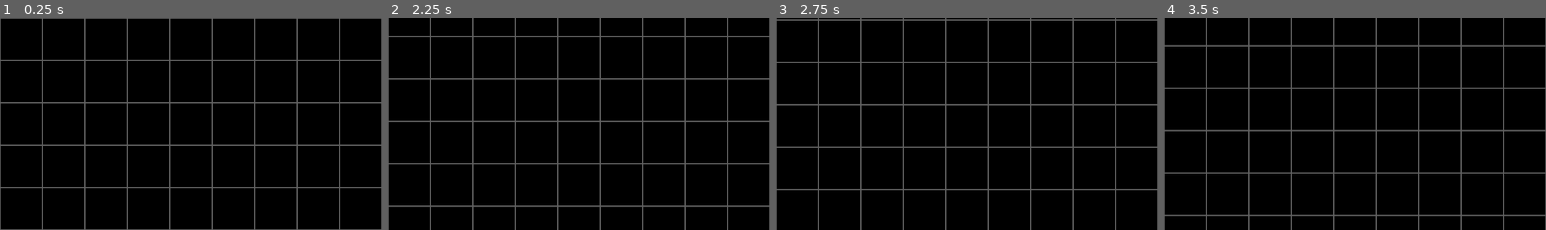
Above: before the commit, frames 1-4 (left to right).
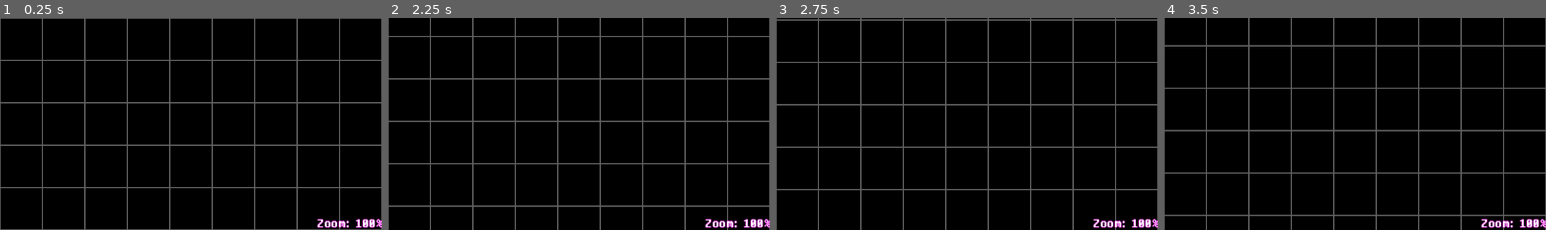
Above: after the commit, the same moments.

Repository: LunarTides/nutdealer
Game: Godot game, scene res://scenes/ui/creator/dark_world_ui.tscn
Same seed, same stepped clock (60 frames per second), same inputs: the game is played once before the commit and once after it. This scene is started directly instead of the project's main scene. The engine's default icon, where the game draws it, is replaced by a stand-in: a white triangle on a blue panel in a dark square.
Inputs (mouse positions are % of the whole screen's width and height, from its top left):
- Up to frame 1 (0.25 s): no input
- Up to frame 2 (2.25 s): click "Preview" at 0.5 s; tap Enter at 1.25 s; move the mouse to (72, 45) at 1.27 s; hold D (editor_pan_right) 1.28-2.03 s; hold Ctrl 1.28-2.03 s; click (72, 45) at 1.42 s; tap Space at 2 s; move the mouse to (30, 55) at 2.02 s; hold S (editor_pan_down) from 2.03 s (still down); tap Z (interact) at 2.1 s; click (30, 55) at 2.17 s
- Up to frame 3 (2.75 s): keep holding S (editor_pan_down); tap Ctrl at 2.3 s
- Up to frame 4 (3.5 s): move the mouse to (60, 28) at 2.77 s; release S (editor_pan_down) at 2.78 s; hold D (editor_pan_right) from 2.78 s (still down); hold Ctrl from 2.78 s (still down); click (60, 28) at 2.92 s
The pictures show only the part of the screen within x 50-100%, y 50-100%; the shares and areas given below are measured in that part.

The runs differ from the first frame. In frame 1, 0.5% of the frame differs, in the area x 83-100%, y 94-100%; in frame 2, 0.5%; in frame 3, 0.5%; in frame 4, 0.5%.

Commit message:
Make creator camera controls more usable

Diff:
--- a/scenes/tile.gd
+++ b/scenes/tile.gd
@@ -116,7 +116,7 @@
 	pass
 
 func _input(event: InputEvent) -> void:
-	if event is InputEventMouseButton and event.pressed:
+	if event is InputEventMouseButton and event.button_index == MOUSE_BUTTON_LEFT and event.pressed:
 		if Creator.enabled and not actions.get_global_rect().has_point(Global.mouse_position):
 			# Clicked outside window.
 			self_modulate = Color.WHITE
--- a/scenes/tile.tscn
+++ b/scenes/tile.tscn
@@ -13,10 +13,6 @@
 
 [node name="Tile" type="Node2D" unique_id=939431773]
 script = ExtResource("1_jy7pm")
-is_solid = null
-should_hide_during_play = null
-is_room_start_position = null
-logic_script_path = null
 
 [node name="Logic" type="Node2D" parent="." unique_id=956117243]
 script = ExtResource("2_q7utx")
--- a/scenes/ui/creator/code_edit.gd
+++ b/scenes/ui/creator/code_edit.gd
@@ -73,16 +73,16 @@
 
 
 func _on_focus_entered() -> void:
-	Creator.dark_world_ui.can_pan_camera = false
+	Creator.dark_world_ui.listen_for_keys = false
 
 
 func _on_focus_exited() -> void:
-	Creator.dark_world_ui.can_pan_camera = true
+	Creator.dark_world_ui.listen_for_keys = true
 
 
 func _on_tree_exiting() -> void:
-	Creator.dark_world_ui.can_pan_camera = true
+	Creator.dark_world_ui.listen_for_keys = true
 
 
 func _on_hidden() -> void:
-	Creator.dark_world_ui.can_pan_camera = true
+	Creator.dark_world_ui.listen_for_keys = true
--- a/scenes/ui/creator/dark_world_ui.gd
+++ b/scenes/ui/creator/dark_world_ui.gd
@@ -9,10 +9,12 @@
 @export var camera_2d: Camera2D
 @export var mouse_coords_label: Label
 @export var room_coords_label: Label
+@export var camera_zoom_label: Label
 
-var can_pan_camera: bool = true
+var listen_for_keys: bool = true
 var actual_pan_speed: float = 0
 var old_camera_2d_position: Vector2
+var last_mouse_position: Vector2
 
 
 # Called when the node enters the scene tree for the first time.
@@ -55,44 +57,63 @@
 	var mouse_coords: Vector2i = Global.position_to_coords(mouse_pos)
 	mouse_coords_label.text = "%d, %d (%d, %d)" % [mouse_coords.x, mouse_coords.y, mouse_pos.x, mouse_pos.y]
 
+	# Round because of inaccuracies. It can show 189% instead of 190% for some reason.
+	# Probably some floating-point accuracy issues, idk.
+	camera_zoom_label.text = "Zoom: %d%%" % roundi(camera_2d.zoom.x * 100)
+
 	handle_room_coords_label()
 
-	if camera_2d.enabled and can_pan_camera:
+	if camera_2d.enabled:
 		# Camera panning
 		var true_pan_speed: float = actual_pan_speed
 		if Input.is_action_pressed(&"editor_pan_speed_up"):
 			true_pan_speed *= 5
 
-		var vector: Vector2 = Input.get_vector(&"editor_pan_left", &"editor_pan_right", &"editor_pan_up", &"editor_pan_down")
-		var is_ctrl_pressed: bool = Input.is_key_pressed(KEY_CTRL)
+		if listen_for_keys:
+			var vector: Vector2 = Input.get_vector(&"editor_pan_left", &"editor_pan_right", &"editor_pan_up", &"editor_pan_down")
+			var is_ctrl_pressed: bool = Input.is_key_pressed(KEY_CTRL)
 
-		if vector and not is_ctrl_pressed:
-			camera_2d.position += vector * true_pan_speed * delta
+			# Pan using arrow keys.
+			if vector and not is_ctrl_pressed:
+				camera_2d.position += vector * true_pan_speed * delta
+				# Move the grid hint to give an illusion that it's an infinite plane.
+				move_grid_hint()
 
-			# Move the grid hint to give an illusion that it's an infinite plane.
-			if old_camera_2d_position:
-				var new_coords: Vector2i = Global.position_to_coords(camera_2d.position)
-				var old_coords: Vector2i = Global.position_to_coords(old_camera_2d_position)
-				if new_coords != old_coords:
-					var difference: Vector2i = new_coords - old_coords
-					grid_hint.position += Global.coords_to_position(difference)
+		# Pan using right mouse button.
+		var has_set_last_mouse_position: bool = false
+
+		var is_rmb_pressed: bool = Input.is_mouse_button_pressed(MOUSE_BUTTON_RIGHT)
+		if is_rmb_pressed and last_mouse_position:
+			var mouse_vector: Vector2 = last_mouse_position - Global.mouse_position
+			if not mouse_vector.is_zero_approx():
+				camera_2d.position += mouse_vector
+				last_mouse_position = Global.mouse_position + mouse_vector
+				# Move the grid hint to give an illusion that it's an infinite plane.
+				move_grid_hint()
+				has_set_last_mouse_position = true
+
+		if not has_set_last_mouse_position:
+			last_mouse_position = Global.mouse_position
+			has_set_last_mouse_position = true
+
 			old_camera_2d_position = camera_2d.position
 
+	# Scale pan speed based on camera zoom.
+	actual_pan_speed = pan_speed * (1 / camera_2d.zoom.x)
+
+func _unhandled_input(event: InputEvent) -> void:
+	if camera_2d.enabled and listen_for_keys:
 		# Zooming
 		if Input.is_action_pressed(&"editor_zoom_reset"):
 			camera_2d.zoom = Vector2.ONE
 		elif Input.is_action_pressed(&"editor_zoom_in"):
-			camera_2d.zoom += Vector2.ONE * zoom_speed * 0.1 * delta
+			camera_2d.zoom += Vector2.ONE * zoom_speed * 0.1 * 0.1
 			if camera_2d.zoom > Vector2(2.0, 2.0):
 				camera_2d.zoom = Vector2(2.0, 2.0)
 		elif Input.is_action_pressed(&"editor_zoom_out"):
-			camera_2d.zoom -= Vector2.ONE * zoom_speed * 0.1 * delta
+			camera_2d.zoom -= Vector2.ONE * zoom_speed * 0.1 * 0.1
 			if camera_2d.zoom < Vector2(0.1, 0.1):
 				camera_2d.zoom = Vector2(0.1, 0.1)
-
-	# Scale pan speed based on camera zoom.
-	actual_pan_speed = pan_speed * (1 / camera_2d.zoom.x)
-
 
 func init_grid_hint() -> void:
 	# Move the grid hint a little left and make it a little bigger.
@@ -101,6 +122,15 @@
 	grid_hint.position -= position_subtraction
 	grid_hint.size = Global.screen_size + position_subtraction * 2
 	old_camera_2d_position = Vector2.ZERO
+
+func move_grid_hint() -> void:
+	# Move the grid hint to give an illusion that it's an infinite plane.
+	if old_camera_2d_position:
+		var new_coords: Vector2i = Global.position_to_coords(camera_2d.position)
+		var old_coords: Vector2i = Global.position_to_coords(old_camera_2d_position)
+		if new_coords != old_coords:
+			var difference: Vector2i = new_coords - old_coords
+			grid_hint.position += Global.coords_to_position(difference)
 
 func handle_room_coords_label() -> void:
 	var bounds: Rect2i
@@ -123,21 +153,22 @@
 	var diff: Vector2i = bounds.size - ssc
 	@warning_ignore("integer_division")
 	var mult: Vector2i = bounds.size / ssc
+	var add: Vector2i = bounds.size - ssc * mult
 
 	# If the size is more than the size of the screen,
 	# add a SCR to the label.
 	var size_str_x: String = str(bounds.size.x)
-	if diff.x > 0:
-		size_str_x = "SCR%s+%d" % [
-			("x%s" % mult.x) if mult.x > 0 else "",
-			bounds.size.x - ssc.x * mult.x
+	if diff.x >= 0:
+		size_str_x = "SCR%s%s" % [
+			("x%d" % mult.x) if mult.x > 1 else "",
+			("+%d" % add.x) if add.x > 0 else "",
 		]
 
 	var size_str_y: String = str(bounds.size.y)
-	if diff.y > 0:
-		size_str_y = "SCR%s+%d" % [
-			("x%s" % mult.y) if mult.y > 0 else "",
-			bounds.size.y - ssc.y * mult.y
+	if diff.y >= 0:
+		size_str_y = "SCR%s%s" % [
+			("x%s" % mult.y) if mult.y > 1 else "",
+			("+%d" % add.y) if add.y > 0 else "",
 		]
 
 	room_coords_label.text = "Room: %d, %d (%s x %s)" % [bounds.position.x, bounds.position.y, size_str_x, size_str_y]
--- a/scenes/ui/creator/dark_world_ui.tscn
+++ b/scenes/ui/creator/dark_world_ui.tscn
@@ -15,15 +15,16 @@
 outline_size = 2
 outline_color = Color(0.92136914, 0.00056332233, 0.89856493, 1)
 
-[node name="CreatorDarkWorldUI" type="Control" unique_id=1513349051 node_paths=PackedStringArray("grid_hint", "camera_2d", "mouse_coords_label", "room_coords_label")]
+[node name="CreatorDarkWorldUI" type="Control" unique_id=1513349051 node_paths=PackedStringArray("grid_hint", "camera_2d", "mouse_coords_label", "room_coords_label", "camera_zoom_label")]
 layout_mode = 3
 anchors_preset = 0
 script = ExtResource("1_0wj4i")
 pan_speed = 500.0
 grid_hint = NodePath("GridHint")
 camera_2d = NodePath("Camera2D")
-mouse_coords_label = NodePath("CanvasLayer/VBoxContainer/MouseCoordsLabel")
-room_coords_label = NodePath("CanvasLayer/VBoxContainer/RoomCoordsLabel")
+mouse_coords_label = NodePath("CanvasLayer/BottomLeft/MouseCoordsLabel")
+room_coords_label = NodePath("CanvasLayer/BottomLeft/RoomCoordsLabel")
+camera_zoom_label = NodePath("CanvasLayer/BottomRight/CameraZoomLabel")
 
 [node name="Camera2D" type="Camera2D" parent="." unique_id=1233538805]
 
@@ -78,7 +79,7 @@
 layout_mode = 2
 text = "Preview"
 
-[node name="VBoxContainer" type="VBoxContainer" parent="CanvasLayer" unique_id=1249468150]
+[node name="BottomLeft" type="VBoxContainer" parent="CanvasLayer" unique_id=1249468150]
 anchors_preset = 2
 anchor_top = 1.0
 anchor_bottom = 1.0
@@ -88,7 +89,7 @@
 size_flags_horizontal = 0
 size_flags_vertical = 8
 
-[node name="RoomCoordsLabel" type="Label" parent="CanvasLayer/VBoxContainer" unique_id=572939415]
+[node name="RoomCoordsLabel" type="Label" parent="CanvasLayer/BottomLeft" unique_id=572939415]
 layout_mode = 2
 size_flags_horizontal = 0
 size_flags_vertical = 8
@@ -97,7 +98,7 @@
 text = "Room coords"
 label_settings = SubResource("LabelSettings_847bk")
 
-[node name="MouseCoordsLabel" type="Label" parent="CanvasLayer/VBoxContainer" unique_id=252066373]
+[node name="MouseCoordsLabel" type="Label" parent="CanvasLayer/BottomLeft" unique_id=252066373]
 layout_mode = 2
 size_flags_horizontal = 0
 size_flags_vertical = 8
@@ -106,6 +107,28 @@
 text = "Mouse coords"
 label_settings = SubResource("LabelSettings_847bk")
 
+[node name="BottomRight" type="VBoxContainer" parent="CanvasLayer" unique_id=1400618279]
+anchors_preset = 3
+anchor_left = 1.0
+anchor_top = 1.0
+anchor_right = 1.0
+anchor_bottom = 1.0
+offset_left = -128.0
+offset_top = -42.0
+grow_horizontal = 0
+grow_vertical = 0
+size_flags_horizontal = 0
+size_flags_vertical = 8
+
+[node name="CameraZoomLabel" type="Label" parent="CanvasLayer/BottomRight" unique_id=1551493677]
+layout_mode = 2
+size_flags_horizontal = 8
+size_flags_vertical = 10
+offset_transform_enabled = true
+offset_transform_position = Vector2(4, 0)
+text = "Camera Zoom"
+label_settings = SubResource("LabelSettings_847bk")
+
 [connection signal="empty_clicked" from="CanvasLayer/TileChooser" to="CanvasLayer/TileChooser" method="_on_empty_clicked"]
 [connection signal="item_clicked" from="CanvasLayer/TileChooser" to="CanvasLayer/TileChooser" method="_on_item_clicked"]
 [connection signal="pressed" from="CanvasLayer/Actions/PreviewButton" to="CanvasLayer/Actions" method="_on_preview_button_pressed"]
--- a/scenes/ui/creator/room_outlines.gd
+++ b/scenes/ui/creator/room_outlines.gd
@@ -71,7 +71,7 @@
 
 	if event is InputEventMouseButton:
 		# If you click outside the action dropdown, remove it.
-		if is_instance_valid(actions) and not actions.get_global_rect().has_point(Global.mouse_position):
+		if event.button_index == MOUSE_BUTTON_LEFT and is_instance_valid(actions) and not actions.get_global_rect().has_point(Global.mouse_position):
 			actions.queue_free()
 
 		if hovering != -1:
--- a/scenes/ui/creator/tile_behaviour_ui.gd
+++ b/scenes/ui/creator/tile_behaviour_ui.gd
@@ -31,7 +31,7 @@
 	pass
 
 func _input(event: InputEvent) -> void:
-	if event is InputEventMouseButton and event.pressed:
+	if event is InputEventMouseButton and event.button_index == MOUSE_BUTTON_LEFT and event.pressed:
 		if not tab_container.get_global_rect().has_point(get_global_mouse_position()):
 			# Clicked outside window.
 			queue_free()
--- a/scenes/ui/creator/tile_script_picker.gd
+++ b/scenes/ui/creator/tile_script_picker.gd
@@ -23,7 +23,7 @@
 		script_container.add_child(script_ui)
 
 func _input(event: InputEvent) -> void:
-	if event is InputEventMouseButton and event.pressed:
+	if event is InputEventMouseButton and event.button_index == MOUSE_BUTTON_LEFT and event.pressed:
 		if not panel_container.get_global_rect().has_point(get_global_mouse_position()):
 			# Clicked outside window.
 			queue_free()
